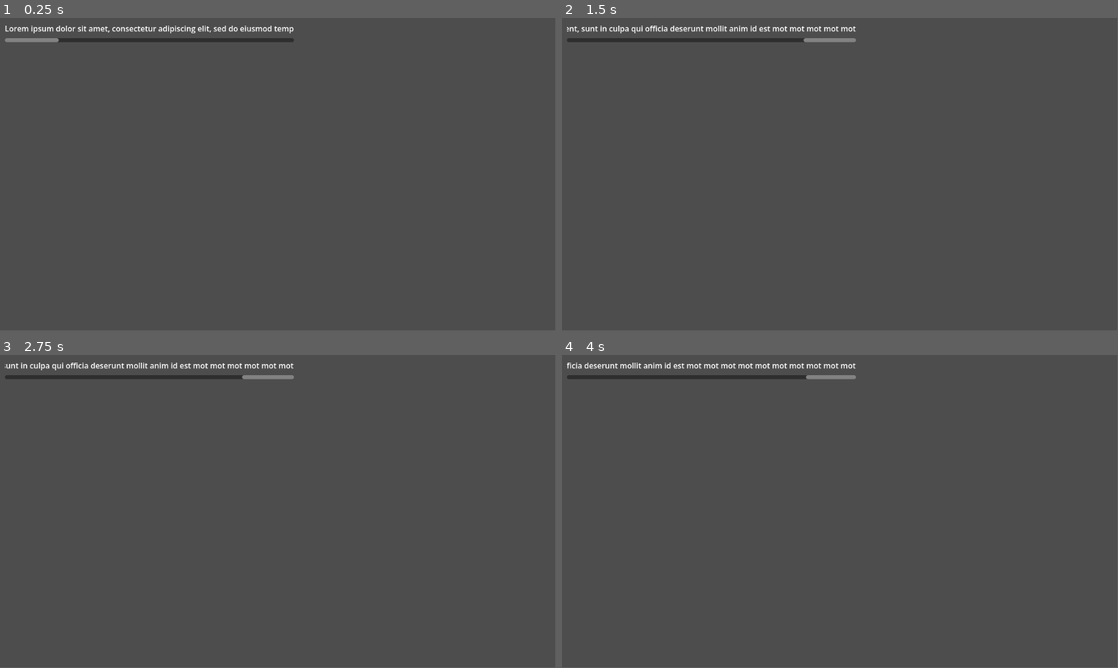
Above: before the commit, frames 1-4 (two rows, left to right).
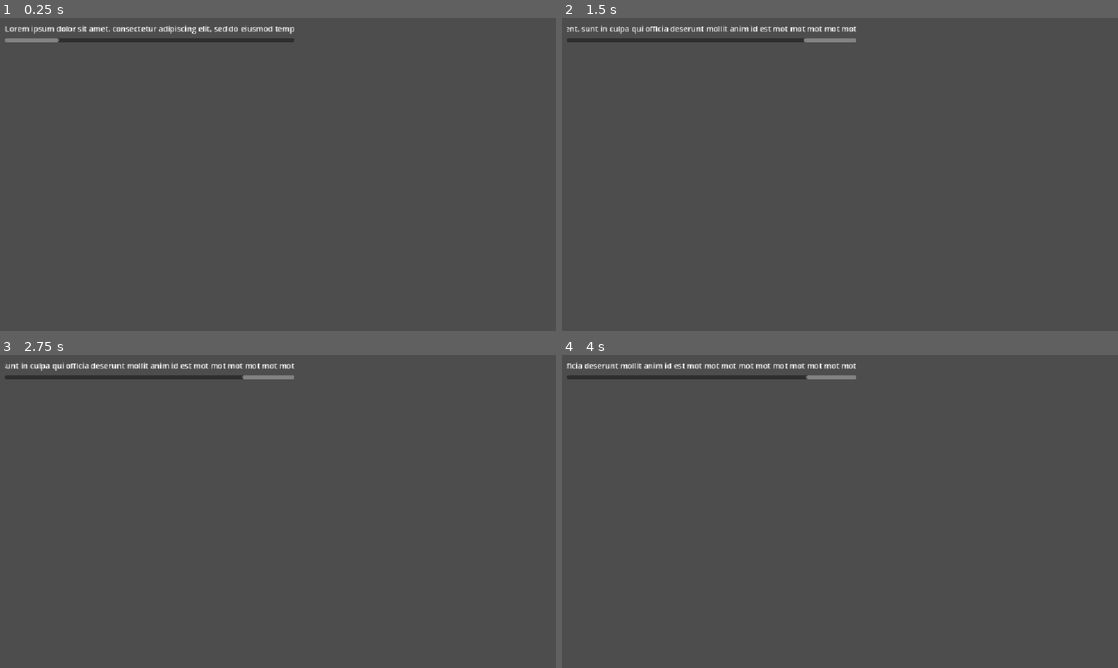
Above: after the commit, the same moments.

Repository: Ansoko/SGJ26-Silurien
Game: Godot game, scene res://UI/InterfaceGame.tscn
The game is run twice, just before and just after one commit, with the same random seed, the same clock (stepped at 60 frames per second) and the same inputs.
Inputs:
- Up to frame 1 (0.25 s): no input
- Up to frame 2 (1.5 s): tap Enter at 0.5 s; tap Backspace at 0.6 s; tap Space at 0.77, 0.8, 1.07, 1.25, 1.35 s
- Up to frame 3 (2.75 s): tap Space at 1.52, 1.82, 2.3 s; tap Backspace at 1.55, 2.1 s; tap Enter at 2 s
- Up to frame 4 (4 s): tap Space at 2.75, 3.02, 3.32, 3.6, 3.77 s; tap Backspace at 2.85 s; tap Enter at 3.5 s
The window is 799x449 before the commit and 800x450 after it. Grey fills any space a smaller window leaves; there, only what the larger window draws over its background counts as a difference.

The runs differ from the first frame. In frame 1, 0.5% of the frame differs, in the area x 0-53%, y 2-8%; in frame 2, 0.5%; in frame 3, 0.5%; in frame 4, 0.5%.

Commit message:
import csv and create word spawners

Diff:
--- a/UI/InterfaceGame.tscn
+++ b/UI/InterfaceGame.tscn
@@ -1,6 +1,6 @@
 [gd_scene format=3 uid="uid://biqof76pf325b"]
 
-[ext_resource type="Script" uid="uid://dfenpenjum80e" path="res://scripts/StoryUI.gd" id="1_0xtqc"]
+[ext_resource type="Script" uid="uid://dfenpenjum80e" path="res://UI/StoryUI.gd" id="1_0xtqc"]
 
 [node name="scenes" type="Control" unique_id=27104168]
 layout_mode = 3
--- a/scripts/StoryUI.gd
+++ b/UI/StoryUI.gd
@@ -3,21 +3,20 @@
 @onready var storyLabel = $ScrollContainer/Label
 @onready var scrollContainer = $ScrollContainer
 
-func addNewWordToStory(newWord: String) -> void:
+func addNewWordToStory(newWord: String):
 	storyLabel.text += " "+newWord;
 	scrollToEnd.call_deferred()
 
-func removeLastWord() -> void:
+func removeLastWord():
 	var mots = storyLabel.text.split(" ")
 	mots.resize(mots.size() - 1)
 	storyLabel.text = " ".join(mots)
 	scrollToEnd.call_deferred()
 
-func scrollToEnd() -> void:
+func scrollToEnd():
 	var stb := func():
 		scrollContainer.scroll_horizontal = scrollContainer.get_h_scroll_bar().max_value
 	stb.call_deferred()
-
 
 func _input(event):
 	if event is InputEventKey and event.pressed:
--- /dev/null
+++ b/csv/WordManager.gd
@@ -0,0 +1,38 @@
+extends Node
+
+var nouns: Array = []
+var verbs: Array = []
+var conjunctions: Array = []
+
+var csv_noun: String = "res://csv/nom.csv"
+var csv_verb: String = "res://csv/verbe.csv"
+var csv_conjunction: String = "res://csv/conjonction.csv"
+
+func _ready():
+	nouns = loadCSVAsArray(csv_noun)
+	verbs = loadCSVAsArray(csv_verb)
+	conjunctions = loadCSVAsArray(csv_conjunction)
+
+func get_random_noun() -> String:
+	return nouns.pick_random()
+
+func get_random_verb() -> String:
+	return verbs.pick_random()
+
+func get_random_conjunction() -> String:
+	return conjunctions.pick_random()
+
+func loadCSVAsArray(csv_path: String) -> Array:
+	var list: Array = []
+	var file = FileAccess.open(csv_path, FileAccess.READ)
+	if file == null:
+		printerr("No CSV found: ", csv_path)
+		return list
+
+	while not file.eof_reached():
+		var line = file.get_line()
+		if line != "":
+			list.append(line)
+
+	file.close()
+	return list
--- /dev/null
+++ b/csv/conjonction.csv
@@ -0,0 +1,9 @@
+mais
+ou
+est
+donc
+or
+ni
+car
+pas
+sans
--- /dev/null
+++ b/csv/nom.csv
@@ -0,0 +1,8 @@
+maison
+fenêtre
+putois
+ordinateur
+tarte
+pomme
+arbre
+main
--- /dev/null
+++ b/csv/verbe.csv
@@ -0,0 +1,13 @@
+aime
+prend
+va
+aller
+vend
+prend
+mord
+je
+tu
+elle
+il
+elles
+ils
--- /dev/null
+++ b/objets/spawnerWord.gd
@@ -0,0 +1,21 @@
+extends Node2D
+
+@onready var label = $Label
+
+@export_group("Type (1=noun, 2=verb, 3=conjunction)")
+@export var wordType = 1
+
+# Called when the node enters the scene tree for the first time.
+func _ready() -> void:
+	createWord()
+
+func createWord():
+	match wordType:
+		1:
+			label.text = WordManager.get_random_noun()
+		2:
+			label.text = WordManager.get_random_verb()
+		3:
+			label.text = WordManager.get_random_conjunction()
+		_:
+			label.text = WordManager.get_random_noun()
--- /dev/null
+++ b/objets/spawnerWord.tscn
@@ -0,0 +1,11 @@
+[gd_scene format=3 uid="uid://ctwttu4wng606"]
+
+[ext_resource type="Script" uid="uid://dlwkg22w8pfoh" path="res://objets/spawnerWord.gd" id="1_lxmps"]
+
+[node name="SpawnerWord" type="Node2D" unique_id=1404252508]
+script = ExtResource("1_lxmps")
+
+[node name="Label" type="Label" parent="." unique_id=2032079686]
+offset_right = 40.0
+offset_bottom = 23.0
+text = "test"
--- a/objets/wordObject.tscn
+++ /dev/null
@@ -1,22 +0,0 @@
-[gd_scene format=3 uid="uid://dfbvfqe5x0f35"]
-
-[ext_resource type="Script" uid="uid://c55fomgckfif7" path="res://scripts/WordObject.gd" id="1_6pc4o"]
-
-[sub_resource type="BoxShape3D" id="BoxShape3D_uwucb"]
-
-[sub_resource type="PlaneMesh" id="PlaneMesh_6pc4o"]
-
-[node name="WordObject" type="Node3D" unique_id=362358818]
-script = ExtResource("1_6pc4o")
-
-[node name="StaticBody3D" type="StaticBody3D" parent="." unique_id=1209697006]
-
-[node name="CollisionShape3D" type="CollisionShape3D" parent="StaticBody3D" unique_id=929885986]
-shape = SubResource("BoxShape3D_uwucb")
-
-[node name="MeshInstance3D" type="MeshInstance3D" parent="." unique_id=833122304]
-transform = Transform3D(0.5, 0, 0, 0, -2.1855694e-08, -0.5, 0, 0.5, -2.1855694e-08, 0, 0, 0)
-mesh = SubResource("PlaneMesh_6pc4o")
-
-[node name="Label3D" type="Label3D" parent="." unique_id=624827988]
-text = "test"
--- a/project.godot
+++ b/project.godot
@@ -15,6 +15,14 @@
 config/features=PackedStringArray("4.6", "GL Compatibility")
 config/icon="res://icon.svg"
 
+[autoload]
+
+WordManager="*uid://dn1qqh1on2ih4"
+
+[display]
+
+window/stretch/mode="canvas_items"
+
 [physics]
 
 3d/physics_engine="Jolt Physics"
--- /dev/null
+++ b/scenes/TestScene.tscn
@@ -0,0 +1,15 @@
+[gd_scene format=3 uid="uid://c6v6yy5g86c51"]
+
+[ext_resource type="PackedScene" uid="uid://biqof76pf325b" path="res://UI/InterfaceGame.tscn" id="1_2gju5"]
+[ext_resource type="PackedScene" uid="uid://ctwttu4wng606" path="res://objets/spawnerWord.tscn" id="2_rlkm5"]
+
+[node name="TestScene" type="Node2D" unique_id=338478524]
+
+[node name="scenes" parent="." unique_id=27104168 instance=ExtResource("1_2gju5")]
+
+[node name="SpawnerWord" parent="." unique_id=1404252508 instance=ExtResource("2_rlkm5")]
+position = Vector2(256, 152)
+
+[node name="SpawnerWord2" parent="." unique_id=1509642301 instance=ExtResource("2_rlkm5")]
+position = Vector2(383, 156)
+wordType = 2
--- a/scenes/TestScene2.tscn
+++ /dev/null
@@ -1,13 +0,0 @@
-[gd_scene format=3 uid="uid://obf3fm3wwe0u"]
-
-[ext_resource type="PackedScene" uid="uid://biqof76pf325b" path="res://UI/InterfaceGame.tscn" id="1_uvntb"]
-[ext_resource type="PackedScene" uid="uid://dfbvfqe5x0f35" path="res://objets/wordObject.tscn" id="2_lqg2c"]
-
-[node name="TestScene2" type="Node3D" unique_id=1082096277]
-
-[node name="scenes" parent="." unique_id=27104168 instance=ExtResource("1_uvntb")]
-
-[node name="WordObject" parent="." unique_id=362358818 instance=ExtResource("2_lqg2c")]
-
-[node name="Camera3D" type="Camera3D" parent="." unique_id=919673803]
-transform = Transform3D(1, 0, 0, 0, 1, 0, 0, 0, 1, 0, 0, 2)
--- a/scripts/WordObject.gd
+++ /dev/null
@@ -1 +0,0 @@
-extends Node3D
Renamed: scripts/StoryUI.gd.uid -> UI/StoryUI.gd.uid
Not shown, added: csv/WordManager.gd.uid
Not shown, added: csv/conjonction.csv.import
Not shown, added: csv/nom.csv.import
Not shown, added: csv/verbe.csv.import
Not shown, added: objets/spawnerWord.gd.uid
Not shown, removed: scripts/WordObject.gd.uid
